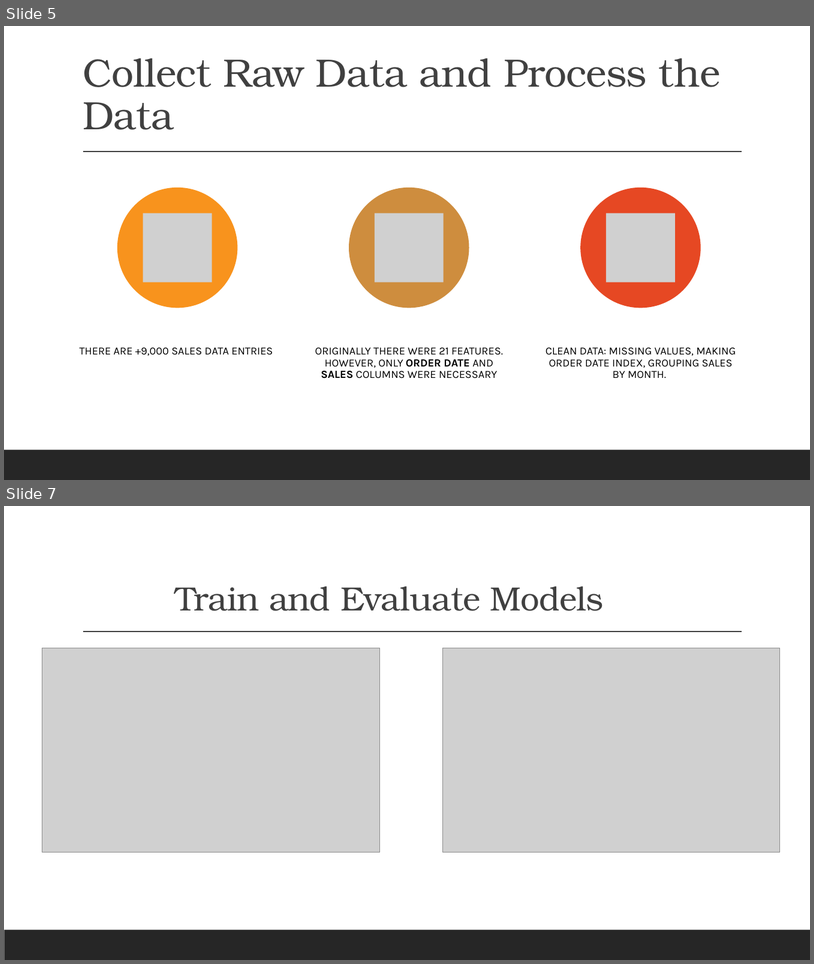
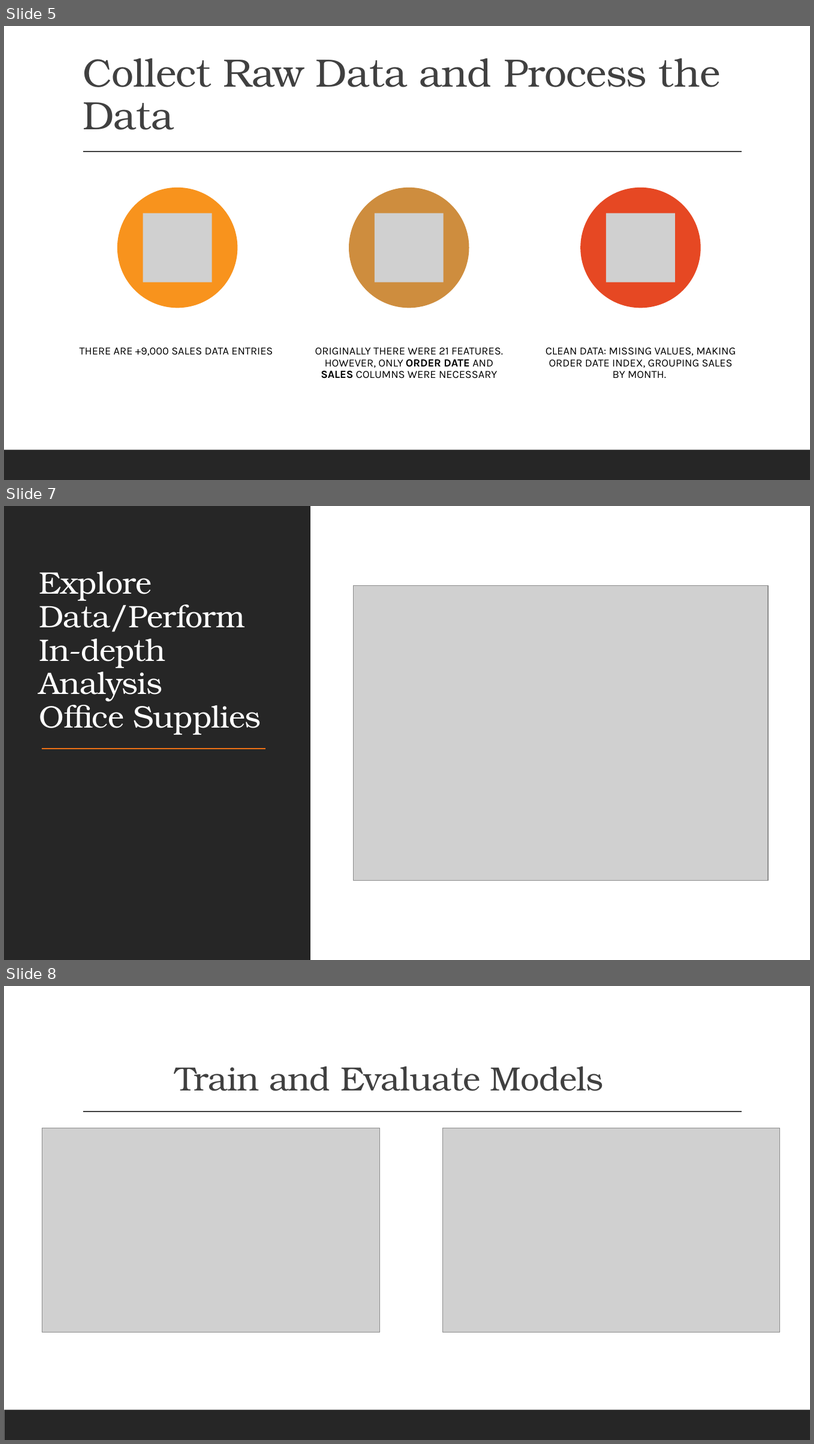
Before and after one commit to eriikcasstro/dsc-mod-4-project-v2-1-onl01-dtsc-pt-070620, a slide deck: XYZ Superstore Time Series Model.pptx. Shown one above the other, each under a label of ours: slides 5 and 7 before the commit, slides 5, 7 and 8 after it; the slides between them are not shown. The pictures are 814x964 and 814x1444 pixels, drawn with LibreOffice and Linux fonts; fonts in the diff are those of the drawing; grey boxes stand for pictures. Boxes give left, top, right and bottom in pixels: in the first picture for what was removed or moved away, otherwise in the second. Text is boxed around its words. In the diff, an @@ line names an element or a change of style, - is before the commit and + after.

```diff
--- a/XYZ Superstore Time Series Model.pptx
+++ b/XYZ Superstore Time Series Model.pptx
@@ slide 7 added at bbox=[4, 506, 810, 960], background #FFFFFF @@
@@ rectangle added at bbox=[4, 506, 810, 960], fill #FFFFFF @@
@@ rectangle added at bbox=[4, 506, 311, 960], fill #262626 @@
@@ title added at bbox=[39, 571, 261, 735], 37 pt, text #FFFFFF @@
+Explore Data/Perform In-depth Analysis
+Office Supplies
@@ picture added at bbox=[354, 585, 768, 880] @@
@@ line added from (42, 748) to (266, 748), #EC7016 1.5 pt @@
@@ rectangle added at bbox=[4, 930, 810, 960], fill #262626 @@
@@ what was slide 7 is now slide 8 @@
```
Also in this commit, not shown: 5 slides changed, 2 other files.
